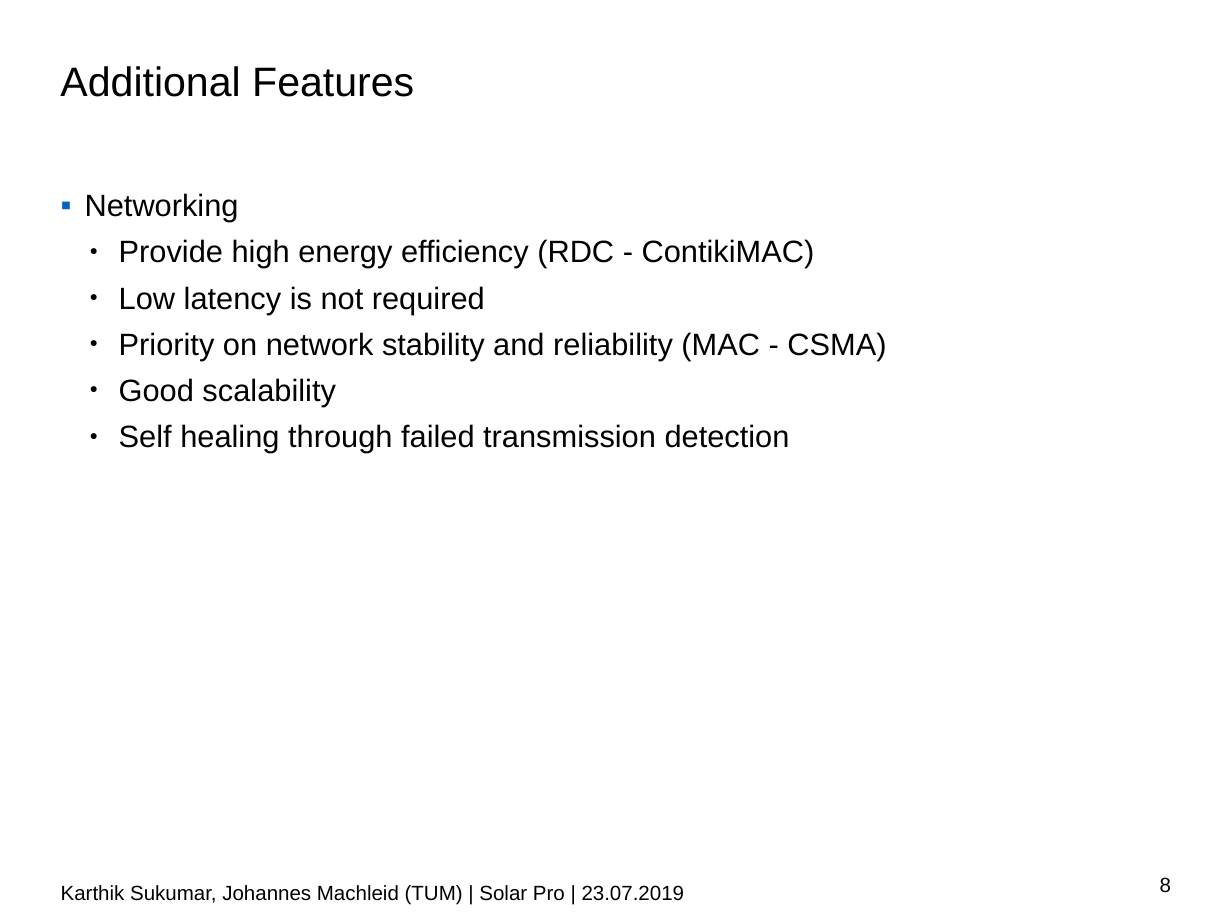
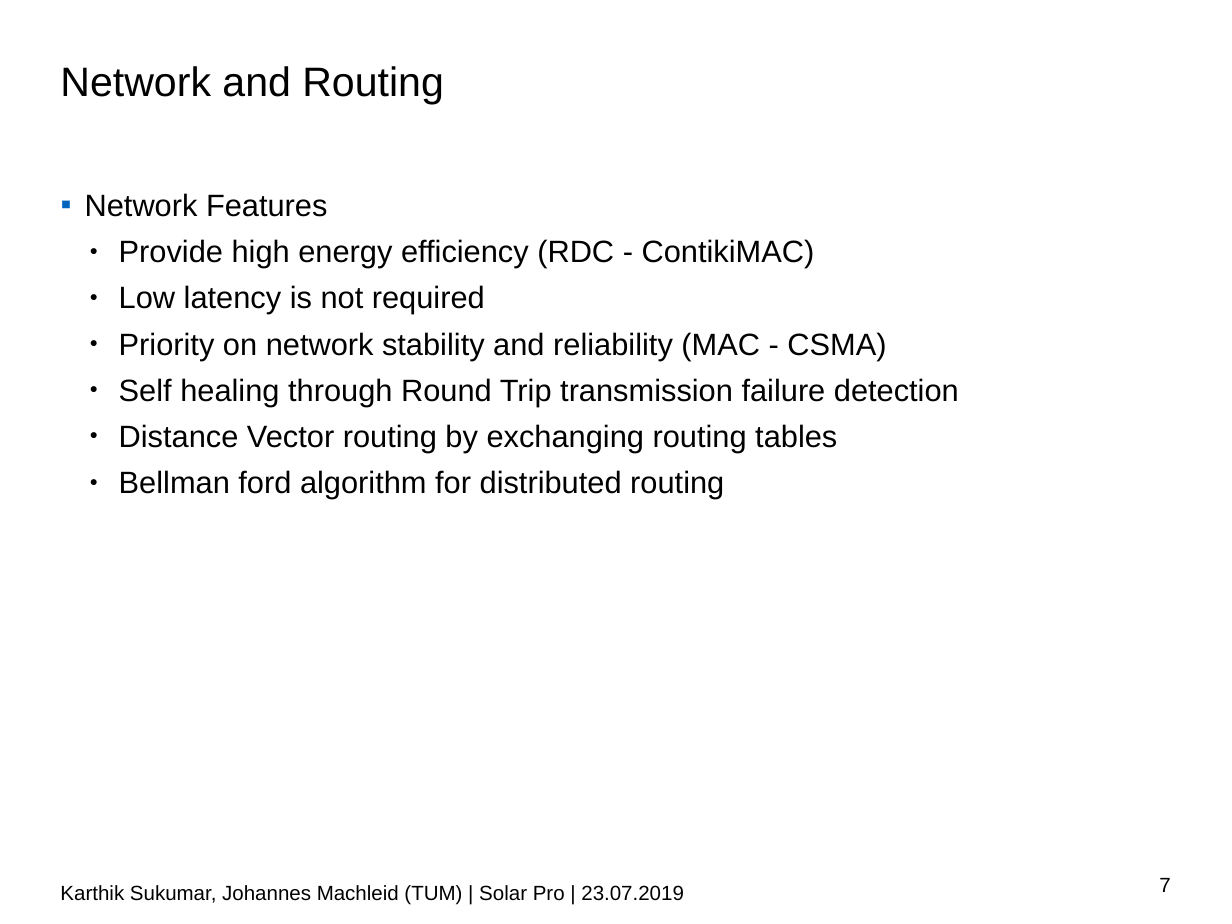
Before and after one commit to karthick1987/SolarPro, a slide deck: slide 7 of final_presentation/wsnlab-ss19-final-group1.pptx (slide 8 before the commit). Drawn at 1232x924 pixels with LibreOffice and Linux fonts; fonts in the diff are those of the drawing; background and template pictures are left out. Boxes give left, top, right and bottom in pixels: in the first picture for what was removed or moved away, otherwise in the second. Text is boxed around its words. In the diff, an @@ line names an element or a change of style, - is before the commit and + after.

Commit message:
Presentation slides done

```diff
--- a/final_presentation/wsnlab-ss19-final-group1.pptx
+++ b/final_presentation/wsnlab-ss19-final-group1.pptx
@@ text at [60,66,444,104]: text changed @@
-Additional Features
+Network and Routing
@@ text at [85,193,327,217]: text changed @@
-▪ Networking
+▪ Network Features
@@ text at [119,378,959,499]: text changed @@
-  ● Good scalability
-  ● Self healing through failed transmission detection
+  ● Self healing through Round Trip transmission failure detection
+  ● Distance Vector routing by exchanging routing tables
+  ● Bellman ford algorithm for distributed routing
@@ page number at [1159,878,1170,892]: text changed @@
-8
+7
```
Also in this commit, not shown: 5 other slides changed, 3 slides added, 9 other files.
